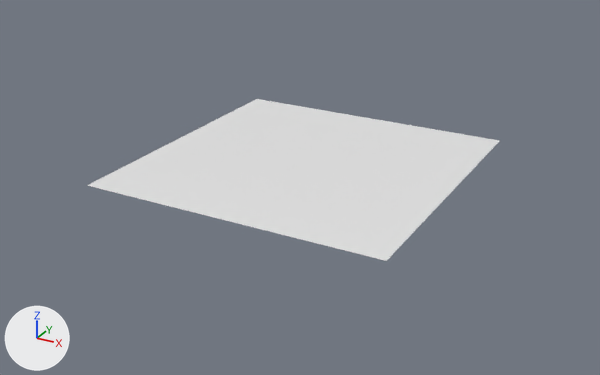
A saved change to the FBX model Assets/Models/Envirements/Plane.fbx.
The view is the same before and after, from a 50 mm camera at (48.3, -89.7, 40.9) aimed at (-0.1, -1.6, -3.1). The lights are fixed; the arrows at lower left show +X, +Y and +Z. Where no turn or scale is listed for an object, it has been applied to the vertices.

Before the edit, the objects in view are built like this:
```python
me_plane = bpy.data.meshes.new('Plane')
me_plane.from_pydata(...)  # 25 vertices, 16 faces; spans x -20.0..20.0, y -20.0..20.0, z 0.0
me_plane.materials.append(mat_textureatlas)  # white #e7e7e7
# before: 0 (-20.0, -20.0, 0.0) at pixel (86, 185), 2 (-20.0, 20.0, 0.0) at pixel (256, 98), 4 (-20.0, 10.0, 0.0) at pixel (222, 116), 5 (-20.0, 0.0, 0.0) at pixel (183, 136), 6 (-20.0, -10.0, 0.0) at pixel (138, 159)
# before: 1 (20.0, -20.0, 0.0) at pixel (386, 260), 3 (20.0, 20.0, 0.0) at pixel (500, 140), 10 (20.0, -10.0, 0.0) at pixel (422, 223), 11 (20.0, 0.0, 0.0) at pixel (452, 191), 12 (20.0, 10.0, 0.0) at pixel (477, 164)
ob_plane = bpy.data.objects.new('Plane', me_plane)
ob_plane.location = (0.0, 0.0, 0.0)
```
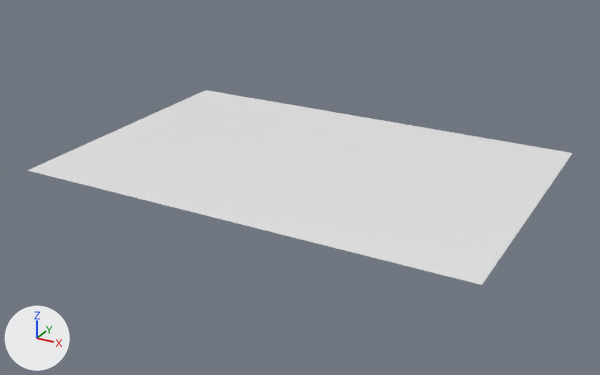
Pixel boxes (x1, y1, x2, y2) of what changed, in the pictures (600 x 375 px):
'Plane', reshaped (32% wider, 20% taller): before (87, 99, 499, 261); after (27, 90, 572, 285)
part 1 of me_plane, added: after (27, 90, 256, 185)
part 2 of me_plane, added: after (387, 141, 572, 285)

Patch to the scene script:
```diff
--- a/Assets/Models/Envirements/Plane.fbx.py
+++ b/Assets/Models/Envirements/Plane.fbx.py
@@ me_plane @@
 me_plane.from_pydata(...)  # 25 vertices, 16 faces; spans x -20.0..20.0, y -20.0..20.0, z 0.0
 # used by ob_plane; location = (0.0, 0.0, 0.0)
 # verts and faces of me_plane; kept vertices keep their numbers, new ones are numbered from 25
+# me_plane part 1
+for new, old in zip([*range(25, 30)], [0, 2, 4, 5, 6]): verts[new] = verts[old] + (-10.0, 0.0, 0.0)
+faces += [(5, 28, 29, 6), (2, 26, 27, 4), (0, 6, 29, 25), (4, 27, 28, 5)]
+# me_plane part 2
+for new, old in zip([*range(30, 35)], [1, 3, 10, 11, 12]): verts[new] = verts[old] + (10.0, 0.0, 0.0)
+faces += [(3, 12, 34, 31), (10, 32, 33, 11), (11, 33, 34, 12), (1, 30, 32, 10)]
 me_plane.materials.append(mat_textureatlas)
```
